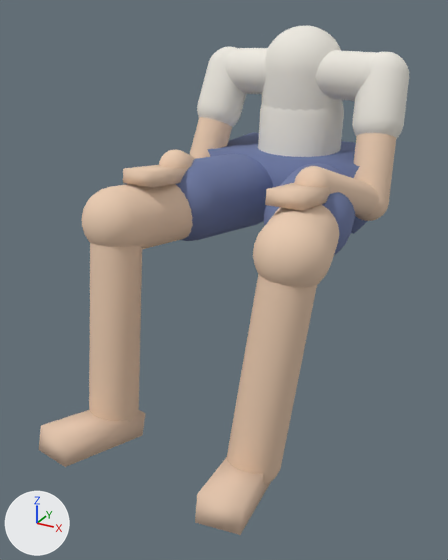
What one commit did to the glTF model models/body.glb.
Camera for both pictures: a 50 mm camera at (0.6, -1.335, 0.439) aimed at (-0.013, -0.221, -0.118). The lights are fixed; the arrows at lower left show +X, +Y and +Z. The older version comes first.

In view in the first picture: 'body'.
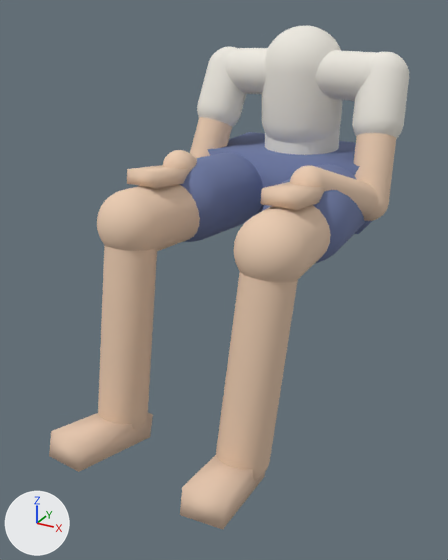
The change, as a diff of the scene's bpy script:
```diff
--- a/models/body.glb.py
+++ b/models/body.glb.py
@@ me_body @@
 # used by ob_body; location = (0.0, 0.0, 0.0)
-me_body.from_pydata(...)  # 8520 vertices, 16956 faces; spans x -0.272..0.272, y -0.625..0.29, z -0.451..0.4
+me_body.from_pydata(...)  # 8520 vertices, 16956 faces; spans x -0.27..0.27, y -0.623..0.29, z -0.451..0.4
+# me_body part 1: the loose piece of 530 vertices spanning x 0.028..0.272, y -0.421..0.122, z -0.072..0.1 is multiplied about its middle by the matrix ((0.985, 0.17, -0.012), (-0.164, 0.964, 0.002), (0.011, 0.002, 1.0)), then moved by (-0.005, 0.0, 0.0)
+# me_body part 2: the loose piece of 530 vertices spanning x 0.12..0.255, y -0.491..-0.294, z -0.438..0.083 is multiplied about its middle by the matrix ((0.998, -0.007, -0.035), (0.007, 0.999, 0.0), (0.035, 0.0, 0.998)), then moved by (-0.032, 0.0, 0.0)
+# me_body part 3: the loose piece of 8 vertices spanning x 0.115..0.235, y -0.625..-0.388, z -0.451..-0.345 is turned -4 degrees about the z axis through its middle, then moved by (-0.025, 0.0, 0.0)
+# me_body part 4: the loose piece of 530 vertices spanning x 0.006..0.242, y -0.238..0.144, z -0.082..0.119 is multiplied about its middle by the matrix ((0.986, 0.169, -0.012), (-0.169, 0.986, 0.001), (0.012, 0.001, 1.0)), then moved by (0.013, -0.003, 0.0)
+# me_body part 5: the loose piece of 530 vertices spanning x -0.272..-0.028, y -0.421..0.122, z -0.072..0.1 is multiplied about its middle by the matrix ((0.985, -0.17, 0.012), (0.164, 0.964, 0.002), (-0.011, 0.002, 1.0)), then moved by (0.005, 0.0, 0.0)
+# me_body part 6: the loose piece of 530 vertices spanning x -0.255..-0.12, y -0.491..-0.294, z -0.438..0.083 is multiplied about its middle by the matrix ((0.998, 0.007, 0.035), (-0.007, 0.999, 0.0), (-0.035, 0.0, 0.998)), then moved by (0.032, 0.0, 0.0)
+# me_body part 7: the loose piece of 8 vertices spanning x -0.235..-0.115, y -0.625..-0.388, z -0.451..-0.345 is turned 4 degrees about the z axis through its middle, then moved by (0.025, 0.0, 0.0)
+# me_body part 8: the loose piece of 530 vertices spanning x -0.242..-0.006, y -0.238..0.144, z -0.082..0.119 is multiplied about its middle by the matrix ((0.986, -0.169, 0.012), (0.169, 0.986, 0.001), (-0.012, 0.001, 1.0)), then moved by (-0.013, -0.003, 0.0)
+# me_body part 9: the loose piece of 8 vertices spanning x -0.2..0.2, y 0.03..0.29, z -0.05..0.11 is scaled about its middle by (1.05, 1, 1)
+# me_body part 10: the loose piece of 530 vertices spanning x 0.127..0.263, y -0.208..0.078, z -0.008..0.148 is multiplied about its middle by the matrix ((1.009, 0.039, -0.015), (-0.039, 1.009, 0.0), (0.015, 0.0, 1.01)), then moved by (-0.005, 0.0, 0.0)
+# me_body part 11: the loose piece of 8 vertices spanning x 0.127..0.203, y -0.316..-0.154, z 0.079..0.131 is moved by (-0.01, 0.0, 0.0)
+# me_body part 12: the loose piece of 530 vertices spanning x -0.263..-0.127, y -0.208..0.078, z -0.008..0.148 is multiplied about its middle by the matrix ((1.009, -0.039, 0.015), (0.039, 1.009, 0.0), (-0.015, 0.0, 1.01)), then moved by (0.005, 0.0, 0.0)
+# me_body part 13: the loose piece of 8 vertices spanning x -0.203..-0.127, y -0.316..-0.154, z 0.079..0.131 is moved by (0.01, 0.0, 0.0)
+# me_body part 14: 530 of 8520 vertices moved; they spanned x -0.104..0.104, y 0.045..0.265, z -0.045..0.295 and now span x -0.095..0.095, y 0.075..0.265, z -0.035..0.285; mean shift (0.0, 0.015, 0.0); largest move (-0.056, 0.08, 0.005) -> (-0.055, 0.115, 0.005)
 me_body.materials.append(mat_mat_0)
```

Boxes [x1, y1, x2, y2] around the edits, measured in the pictures (448 x 560 px; the box of a moved part takes in the faces that stretch with it):
'body', reshaped
    before: [39, 26, 409, 535]
    after: [49, 26, 409, 529]
part 1 of me_body, moved or reshaped
    before: [253, 204, 339, 288]
    after: [234, 205, 331, 282]
part 2 of me_body, moved or reshaped
    before: [227, 274, 317, 485]
    after: [216, 272, 298, 480]
part 3 of me_body, moved or reshaped
    before: [195, 457, 271, 535]
    after: [180, 455, 265, 529]
part 4 of me_body, moved or reshaped
    before: [264, 163, 355, 255]
    after: [262, 164, 365, 263]
part 5 of me_body, moved or reshaped
    before: [82, 184, 193, 249]
    after: [97, 184, 200, 251]
part 6 of me_body, moved or reshaped
    before: [89, 243, 142, 422]
    after: [98, 245, 157, 430]
part 7 of me_body, moved or reshaped
    before: [39, 410, 145, 467]
    after: [49, 413, 153, 472]
part 8 of me_body, moved or reshaped
    before: [176, 154, 273, 241]
    after: [180, 153, 263, 242]
part 9 of me_body, moved or reshaped
    before: [207, 132, 367, 234]
    after: [207, 132, 372, 234]
part 10 of me_body, moved or reshaped
    before: [294, 166, 379, 216]
    after: [290, 165, 378, 216]
part 11 of me_body, moved or reshaped
    before: [265, 183, 330, 211]
    after: [260, 182, 325, 210]
part 12 of me_body, moved or reshaped
    before: [159, 149, 196, 168]
    after: [163, 150, 197, 169]
part 13 of me_body, moved or reshaped
    before: [123, 165, 188, 187]
    after: [127, 165, 192, 188]
part 14 of me_body, moved or reshaped
    before: [258, 103, 344, 157]
    after: [265, 127, 340, 155]
